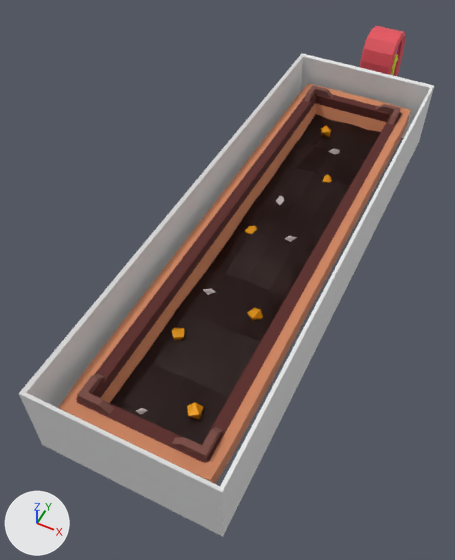
A saved change to the FBX model farmland myfiles/dirt_row.fbx.
Both versions are drawn from a camera (50 mm lens) standing at (3.25, -8.48, 9.22) and looking at (-0.66, -0.66, -0.56). The axes (+X, +Y, +Z) are drawn at lower left. The lights are the same throughout. Where no turn or scale is listed for an object, it has been applied to the vertices.

Names of what the first picture shows: 'DirtRow', 'DirtRowDesert', 'Forcefield', 'GoldTraces', 'RichSoil', 'Upgrades'.
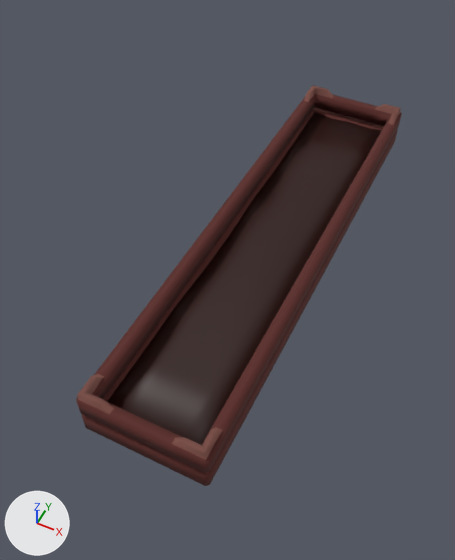
Patch to the scene script:
```diff
--- a/farmland myfiles/dirt_row.fbx.py
+++ b/farmland myfiles/dirt_row.fbx.py
@@ me_cube @@
 me_cube.from_pydata(...)  # 359 vertices, 333 faces; spans x -1.16..1.16, y -4.97..4.97, z -0.31..0.83
 # used by ob_dirtrow; location = (0.0, 0.0, 0.0)
+# me_cube part 1: edges marked sharp go from 452 to 0
 me_cube.materials.append(mat_material)
@@ ob_upgrades @@
-ob_upgrades = bpy.data.objects.new('Upgrades', me_cube_002)
-ob_upgrades.location = (0.0, 7.02, 0.68)
@@ ob_goldtraces @@
-ob_goldtraces = bpy.data.objects.new('GoldTraces', me_sphere_004)
-ob_goldtraces.location = (0.0, 0.0, 0.0)
@@ ob_dirtrowdesert @@
-ob_dirtrowdesert = bpy.data.objects.new('DirtRowDesert', me_cube_001)
-ob_dirtrowdesert.location = (0.0, 0.0, 0.0)
@@ ob_richsoil @@
-ob_richsoil = bpy.data.objects.new('RichSoil', me_sphere_010)
-ob_richsoil.location = (0.0, 0.0, 0.0)
@@ ob_forcefield @@
-ob_forcefield = bpy.data.objects.new('Forcefield', me_plane)
-ob_forcefield.location = (0.0, 0.0, 0.0)
```

Location of each change, [x1, y1, x2, y2] in pixels of the pictures (455 x 560 px):
'DirtRowDesert', deleted (black)
    before: [59, 84, 411, 484]
    faces in mat_dirt_001 (black #290600): [110, 114, 381, 445]
    faces in mat_material_008 (orange #cf855f): [59, 84, 411, 484]
'Forcefield', deleted
    before: [19, 54, 434, 537]
'Upgrades', deleted (red)
    before: [360, 26, 405, 77]
    faces in mat_material_003 (red #e7505b): [360, 26, 405, 77]
'GoldTraces', deleted (orange)
    before: [172, 126, 332, 419]
'RichSoil', deleted
    before: [136, 149, 340, 415]
part 1 of me_cube, shading changed
    before: [76, 85, 402, 463]
    after: [76, 85, 402, 486]
